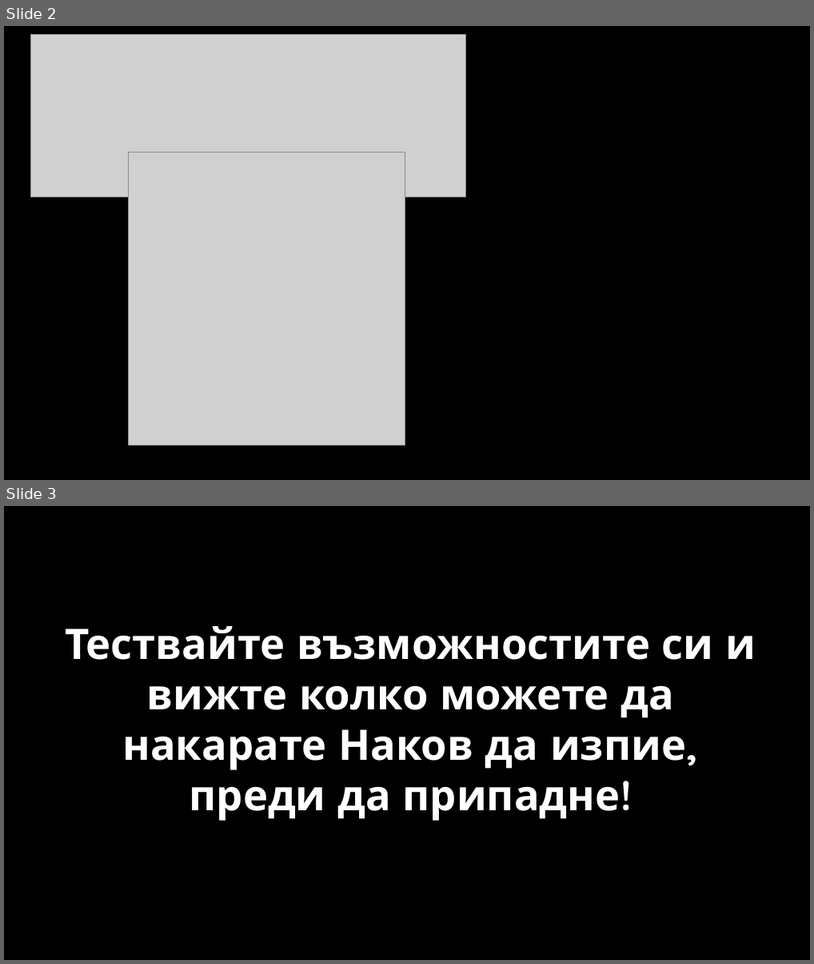
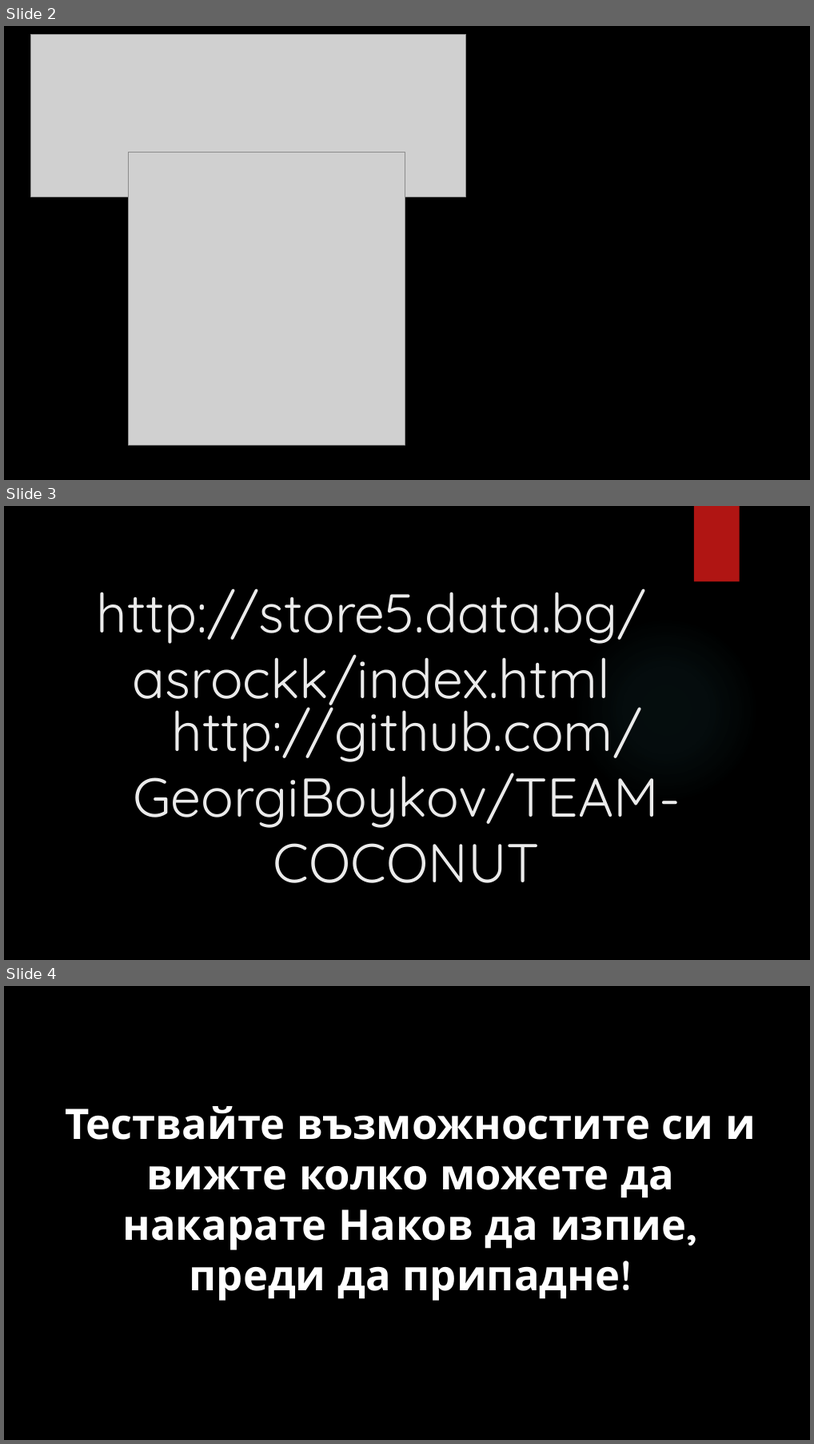
Before and after one commit to GeorgiBoykov/TEAM-COCONUT, a slide deck: NakovitzaPresentation.pptx. Shown one above the other, each under a label of ours: slides 2 and 3 before the commit, slides 2, 3 and 4 after it. The pictures are 814x964 and 814x1444 pixels, drawn with LibreOffice and Linux fonts; fonts in the diff are those of the drawing; grey boxes stand for pictures; background and template pictures are left out. Boxes give left, top, right and bottom in pixels: in the first picture for what was removed or moved away, otherwise in the second. Text is boxed around its words. In the diff, an @@ line names an element or a change of style, - is before the commit and + after.

```diff
--- a/NakovitzaPresentation.pptx
+++ b/NakovitzaPresentation.pptx
@@ slide 3 added at bbox=[4, 506, 810, 960], background picture (left out) @@
@@ rectangle added at bbox=[694, 506, 740, 582], fill #B01513 @@
@@ title added at bbox=[97, 588, 646, 712], 64.8 pt, text #EBEBEB @@
+http://store5.data.bg/asrockk/index.html
@@ ellipse added at bbox=[574, 616, 759, 803], fill gradient #50B9C1 @@
@@ text added at bbox=[133, 695, 681, 883], 65 pt, text #EBEBEB @@
+http://github.com/GeorgiBoykov/TEAM-COCONUT
@@ what was slide 3 is now slide 4 @@
```
Also in this commit, not shown: 1 slide changed, 1 other slide added, 1 slide removed.
